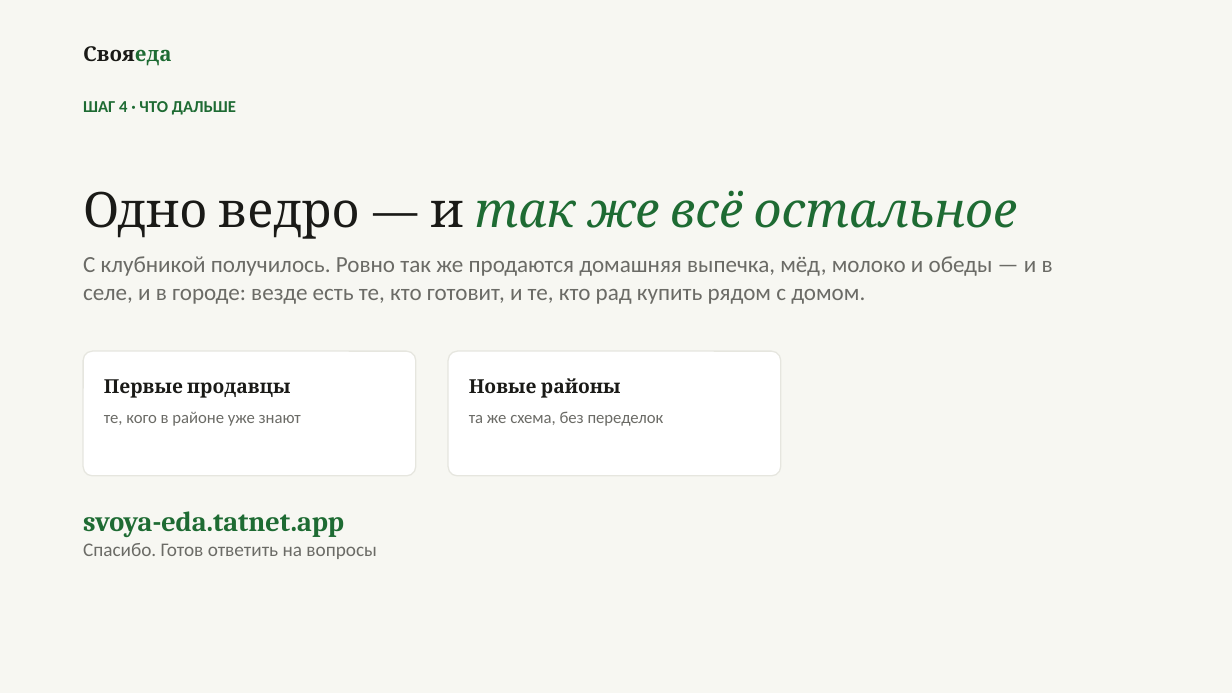
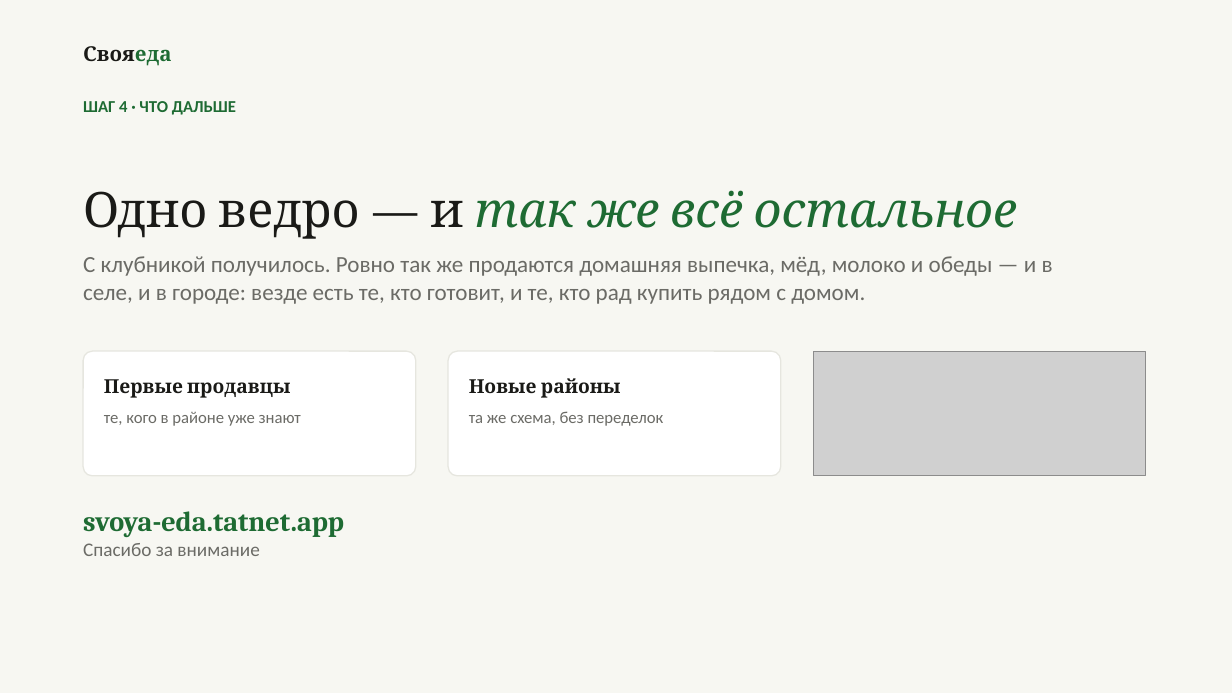
Before and after one commit to amirfazulen-byte/project, a slide deck: slide 5 of deck/СвояЕда.pptx. Drawn at 1232x693 pixels with LibreOffice and Linux fonts; fonts in the diff are those of the drawing; grey boxes stand for pictures. Boxes give left, top, right and bottom in pixels: in the first picture for what was removed or moved away, otherwise in the second. Text is boxed around its words. In the diff, an @@ line names an element or a change of style, - is before the commit and + after.

```diff
--- a/deck/СвояЕда.pptx
+++ b/deck/СвояЕда.pptx
@@ picture added at box(813, 351, 1146, 476) @@
@@ text at box(83, 543, 259, 556): text changed @@
-Спасибо. Готов ответить на вопросы
+Спасибо за внимание
```
Also in this commit, not shown: 1 other slide changed, 5 other files.
